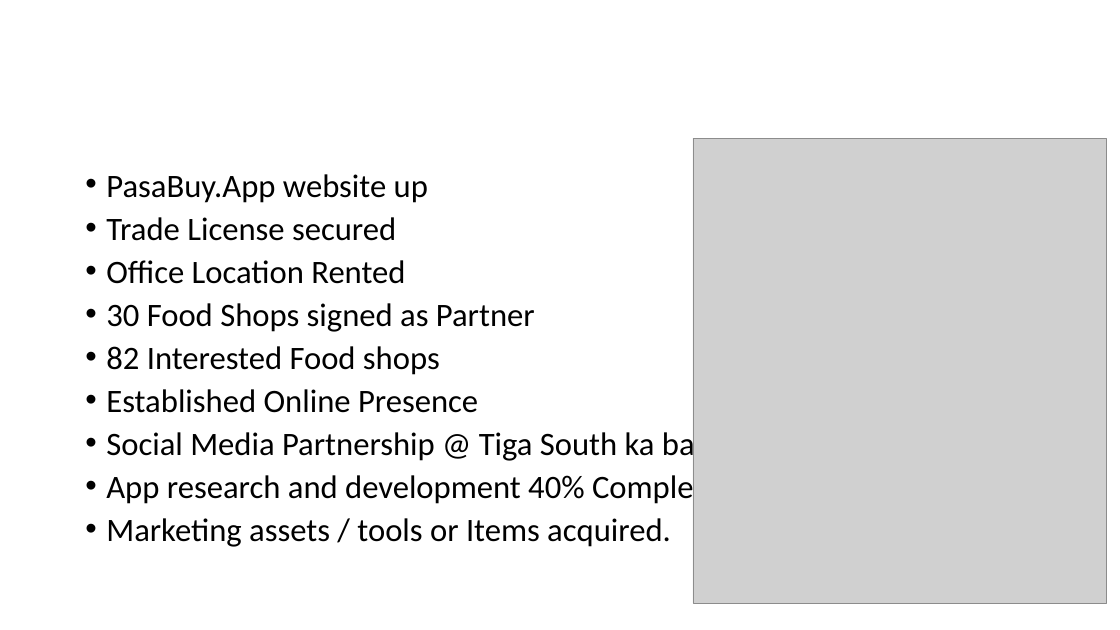
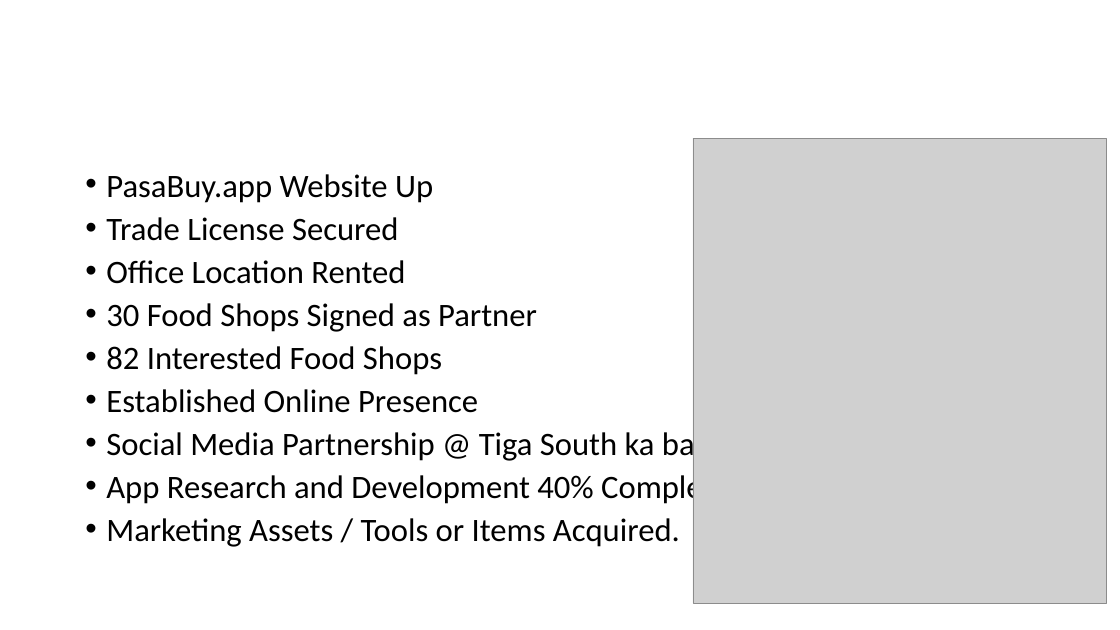
Before and after one commit to Pasabuy-App/Xamarin-App, a slide deck: slide 13 of docs/Project-Investor-Pitch.pptx. Drawn at 1120x630 pixels with LibreOffice and Linux fonts; fonts in the diff are those of the drawing; grey boxes stand for pictures; background and template pictures are left out. Boxes give left, top, right and bottom in pixels: in the first picture for what was removed or moved away, otherwise in the second. Text is boxed around its words. In the diff, an @@ line names an element or a change of style, - is before the commit and + after.

```diff
--- a/docs/Project-Investor-Pitch.pptx
+++ b/docs/Project-Investor-Pitch.pptx
@@ text at box(106, 174, 433, 241): text changed @@
-• PasaBuy.App website up
-• Trade License secured
+• PasaBuy.app Website Up
+• Trade License Secured
@@ text at box(106, 303, 537, 375): text changed @@
-• 30 Food Shops signed as Partner
-• 82 Interested Food shops
+• 30 Food Shops Signed as Partner
+• 82 Interested Food Shops
@@ text at box(106, 471, 746, 547): text changed @@
-• App research and development 40% Completed
-• Marketing assets / tools or Items acquired.
+• App Research and Development 40% Completed
+• Marketing Assets / Tools or Items Acquired.
```
Also in this commit, not shown: 12 other slides changed.
